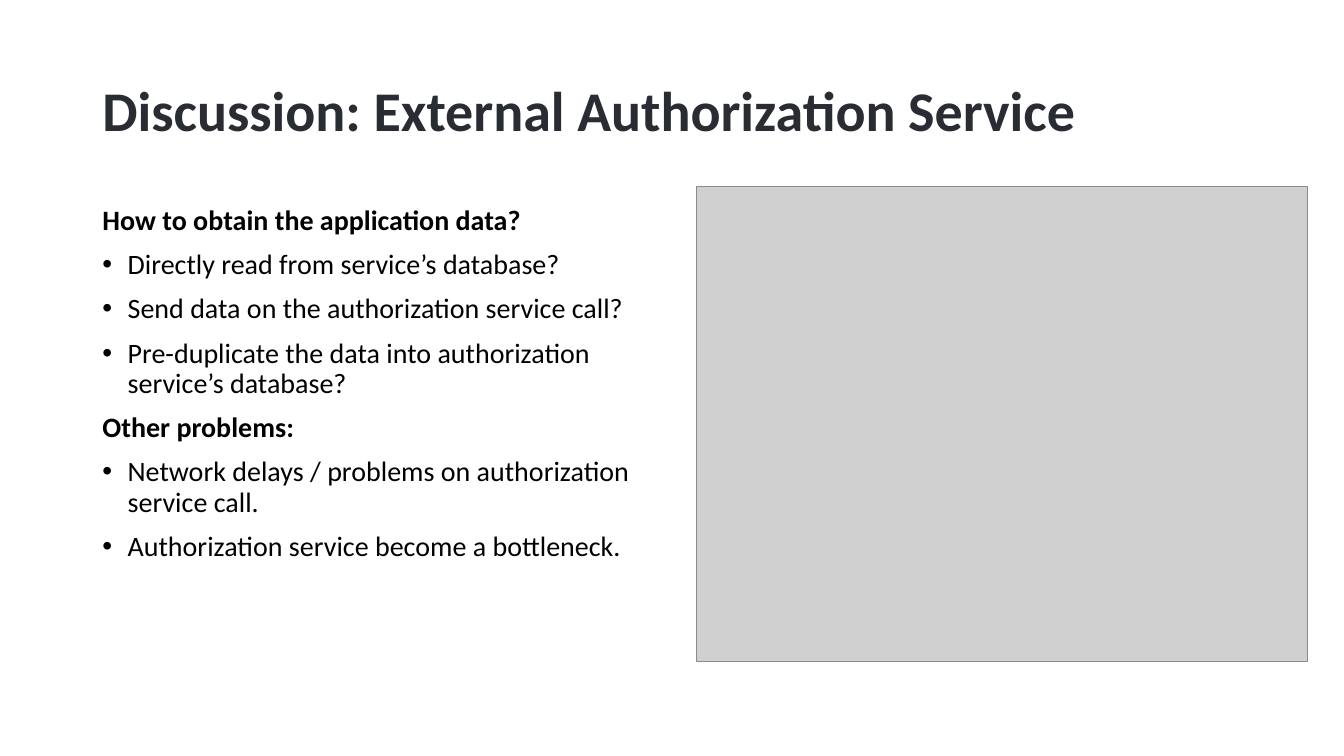
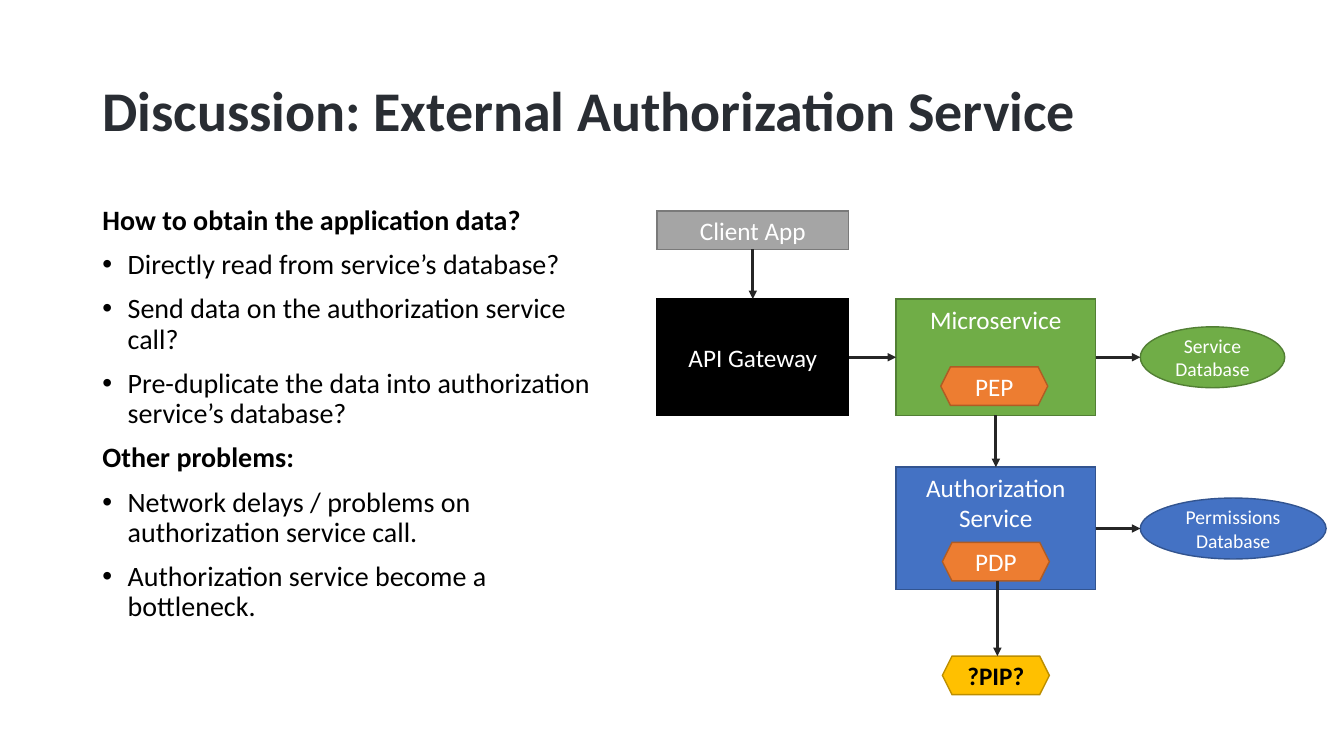
Before and after one commit to hikalkan/presentations, a slide deck: slide 11 of 2022-10-15 Authorization-In-Distributed-Systems/Authorization-In-Distributed-Systems.pptx. Drawn at 1344x756 pixels with LibreOffice and Linux fonts; fonts in the diff are those of the drawing; grey boxes stand for pictures; background and template pictures are left out. Boxes give left, top, right and bottom in pixels: in the first picture for what was removed or moved away, otherwise in the second. Text is boxed around its words. In the diff, an @@ line names an element or a change of style, - is before the commit and + after.

```diff
--- a/2022-10-15 Authorization-In-Distributed-Systems/Authorization-In-Distributed-Systems.pptx
+++ b/2022-10-15 Authorization-In-Distributed-Systems/Authorization-In-Distributed-Systems.pptx
@@ text "How to obtain the application ..." rewrapped from bbox=[102, 210, 629, 557] to bbox=[102, 210, 590, 617] @@
@@ picture removed at bbox=[696, 187, 1307, 662] @@
@@ rectangle added at bbox=[657, 211, 849, 249], fill #A5A5A5, outline #7A7A7A 1 pt, 18 pt, text #FFFFFF @@
+Client App
@@ arrow added from (753, 250) to (753, 299), #262626 2 pt @@
@@ rectangle added at bbox=[657, 299, 849, 416], fill #000000, outline #000000 1 pt, 18 pt, text #FFFFFF @@
+API Gateway
@@ rectangle added at bbox=[896, 299, 1096, 416], fill #70AD47, outline #538035 1 pt, 18 pt, text #FFFFFF @@
+Microservice
@@ ellipse added at bbox=[1140, 327, 1285, 387], fill #70AD47, outline #538035 1 pt, 14 pt, text #FFFFFF @@
+Service
+Database
@@ arrow added from (849, 357) to (896, 357), #262626 2 pt @@
@@ arrow added from (1096, 357) to (1140, 357), #262626 2 pt @@
@@ hexagon added at bbox=[941, 367, 1048, 405], fill #ED7D31, outline #AF5C24 1 pt, 18 pt, text #FFFFFF @@
+PEP
@@ arrow added from (996, 415) to (996, 467), #262626 2 pt @@
@@ rectangle added at bbox=[896, 467, 1096, 590], fill #4472C4, outline #325491 1 pt, 18 pt, text #FFFFFF @@
+Authorization Service
@@ ellipse added at bbox=[1140, 498, 1326, 559], fill #4472C4, outline #325491 1 pt, 14 pt, text #FFFFFF @@
+Permissions
+Database
@@ arrow added from (1096, 528) to (1140, 528), #262626 2 pt @@
@@ hexagon added at bbox=[943, 542, 1050, 581], fill #ED7D31, outline #AF5C24 1 pt, 18 pt, text #FFFFFF @@
+PDP
@@ arrow added from (998, 581) to (998, 656), #262626 2 pt @@
@@ hexagon added at bbox=[943, 656, 1050, 695], fill #FFC000, outline #BD8E00 1 pt, 18 pt, text #000000, bold @@
+?PIP?
```
Also in this commit, not shown: 2 slides added, 1 slide removed.
